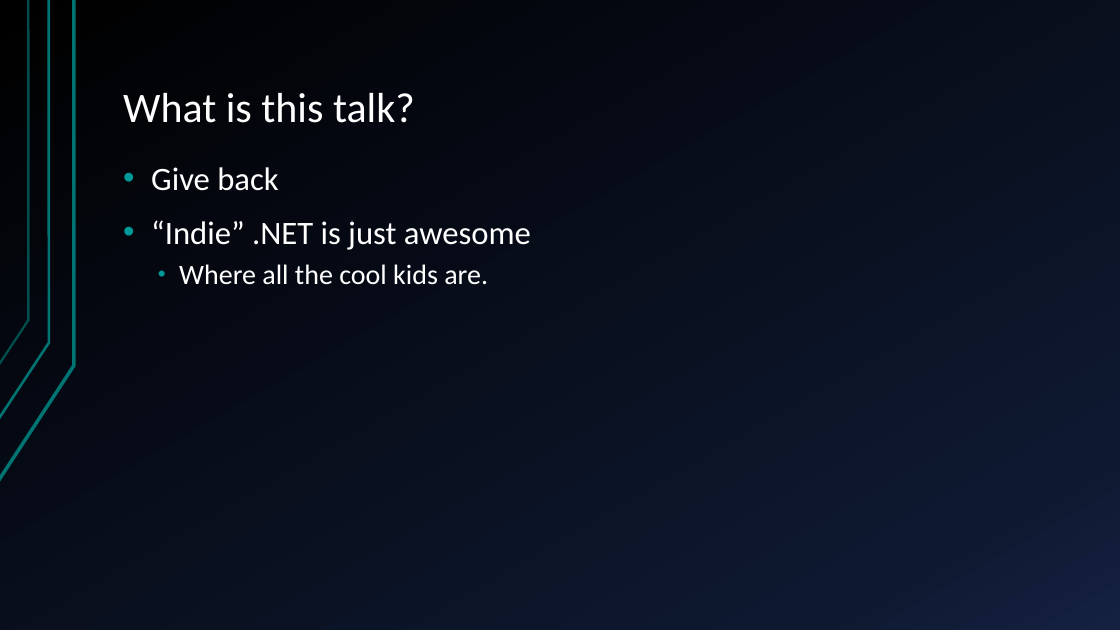
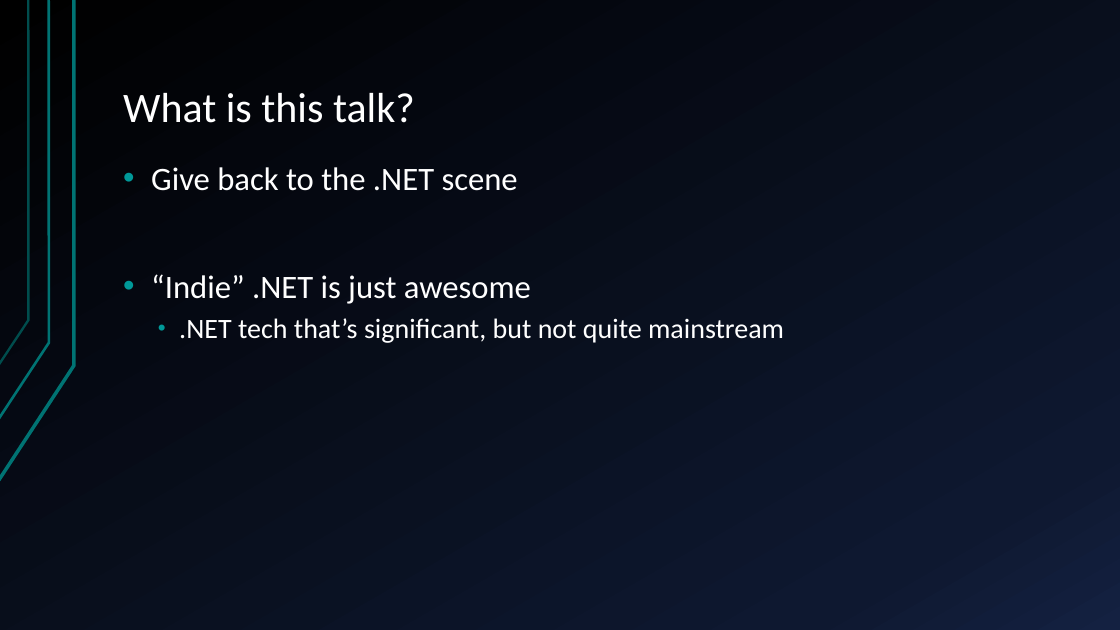
Before and after one commit to StachuDotNet/Guesstimate_talk, a slide deck: slide 3 of Assets/talk.pptx. Drawn at 1120x630 pixels with LibreOffice and Linux fonts; fonts in the diff are those of the drawing. Boxes give left, top, right and bottom in pixels: in the first picture for what was removed or moved away, otherwise in the second. Text is boxed around its words. In the diff, an @@ line names an element or a change of style, - is before the commit and + after.

```diff
--- a/Assets/talk.pptx
+++ b/Assets/talk.pptx
@@ text at <box>151,167,518,191</box>: text changed @@
-• Give back
+• Give back to the .NET scene
@@ text at <box>179,318,784,343</box>: text changed @@
-  • Where all the cool kids are.
+  • .NET tech that’s significant, but not quite mainstream
```
Also in this commit, not shown: 1 other slide changed, 12 other files.
